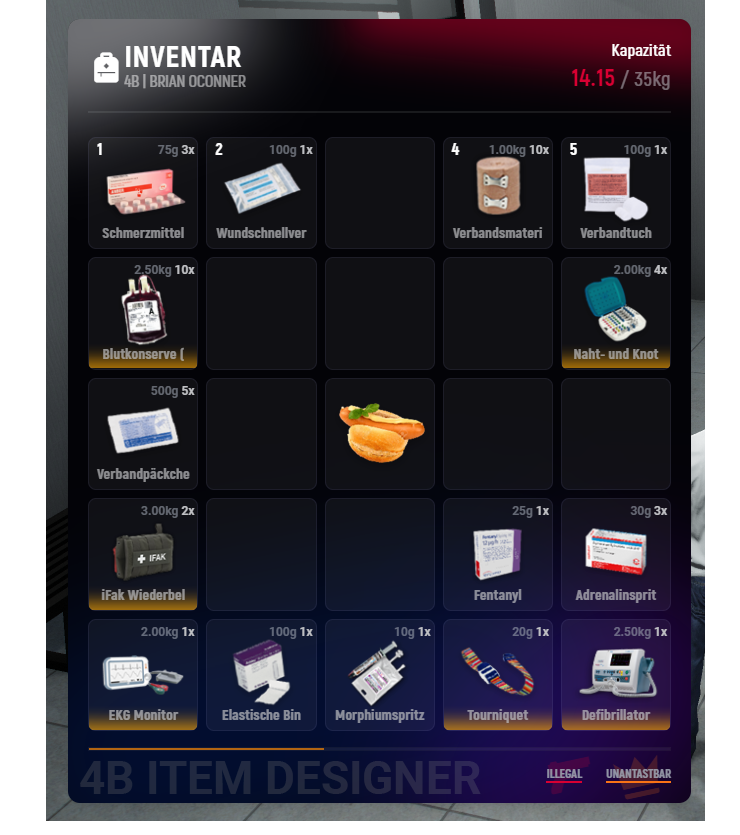
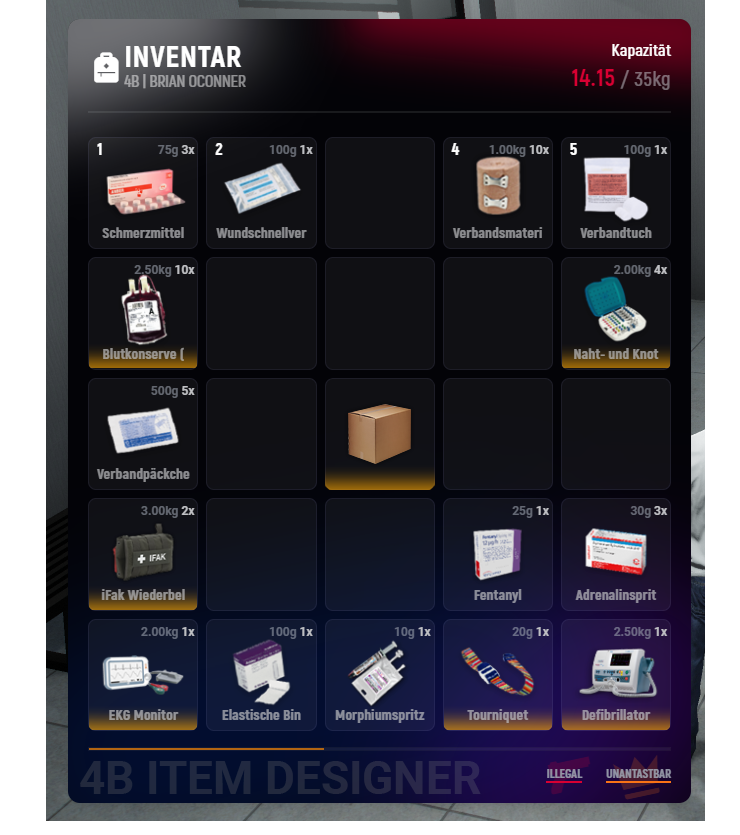
Layer changes from the first (740, 835) image to the second:
painted on "DOUBLE CLICK HERE" over box(325, 402, 435, 490)
